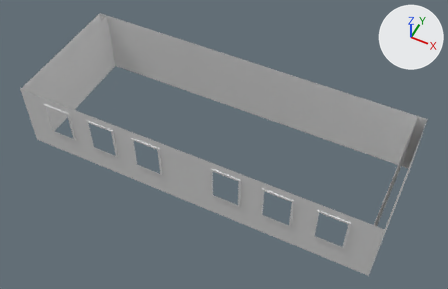
The FBX model Assets/Meshes/BuildingD.fbx as it was, and as the next commit left it.
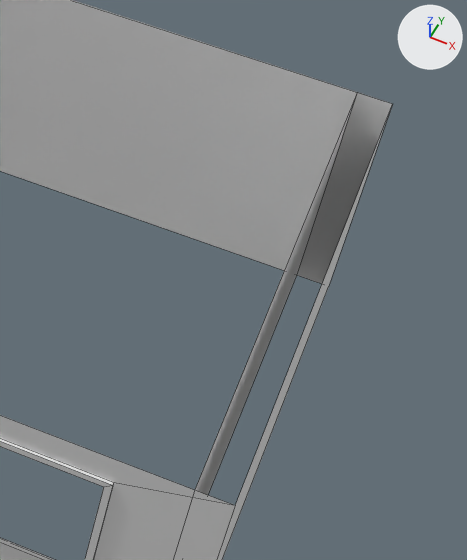
The first picture shows the older version from a camera (50 mm lens) standing at (20.6, -16.9, 26.3) and looking at (10.5, 3.3, 1.0). The close-ups show both versions on the part from 71% to 100% of the width and 31% to 85% of the height of that picture; other places that the commit changed are outside them. The axes (+X, +Y, +Z) are drawn at upper right. The lights are the same throughout. The close-ups show mesh edges as thin lines. Materials are left out; every surface is plain grey. Where no turn or scale is listed for an object, it has been applied to the vertices. Vertices at the same position are counted once.

Names of what the first close-up shows: 'BuildingD'.
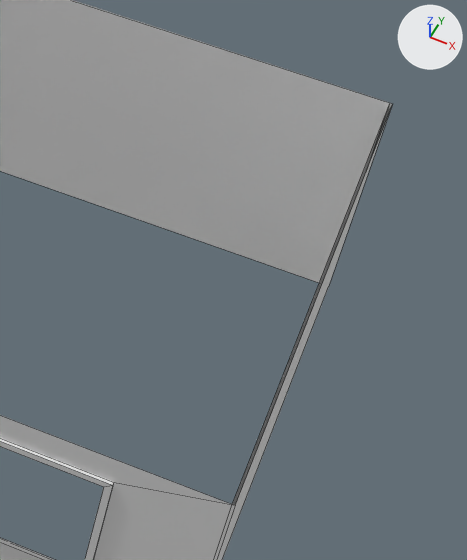
Boxes [x1, y1, x2, y2] around the edits, measured in the close-ups (467 x 560 px; the box of a moved part takes in the faces that stretch with it):
part 1 of me_mesh, moved or reshaped: before [195, 94, 357, 495]; after [232, 109, 388, 505]

What the commit changed:
me_mesh has 114 vertices, 77 faces and spans x 0.0..20.0, y -0.1..7.5, z -0.5..3.5.
me_mesh is used by ob_buildingd; location (0.0, 0.0, 0.0).
me_mesh part 1: the loose piece of 4 vertices spanning x 19.5, y 0.0..7.5, z -0.5..3.5 is moved by (0.5, 0.0, 0.0).
